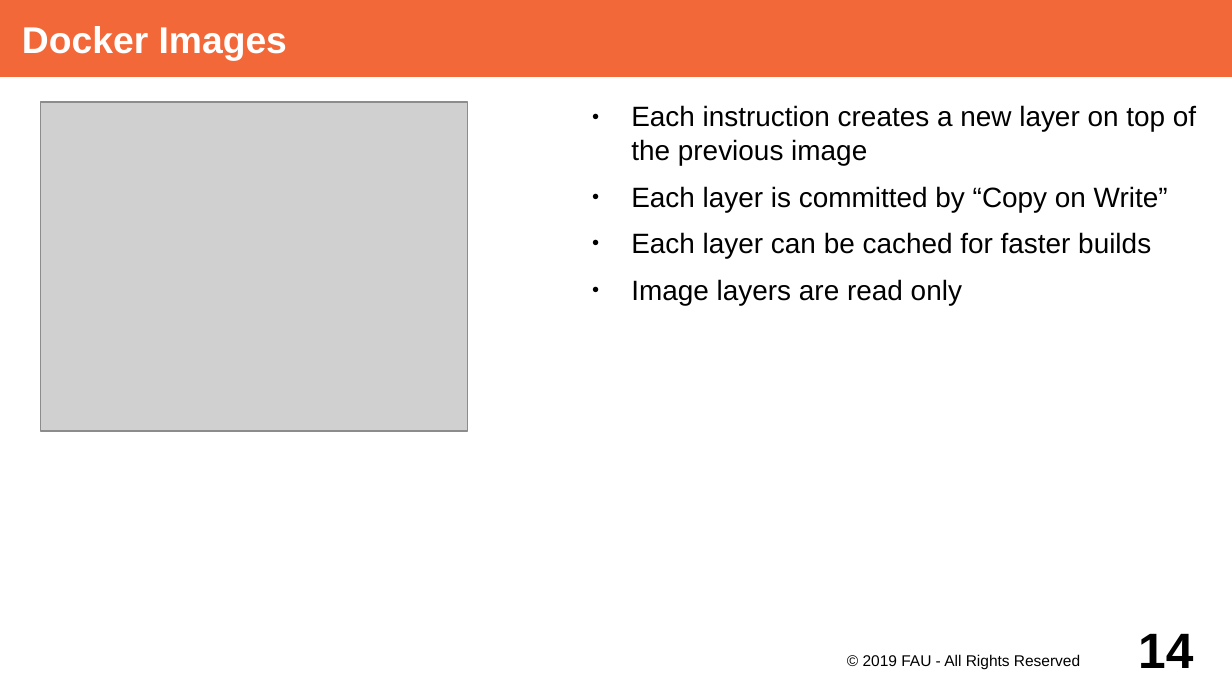
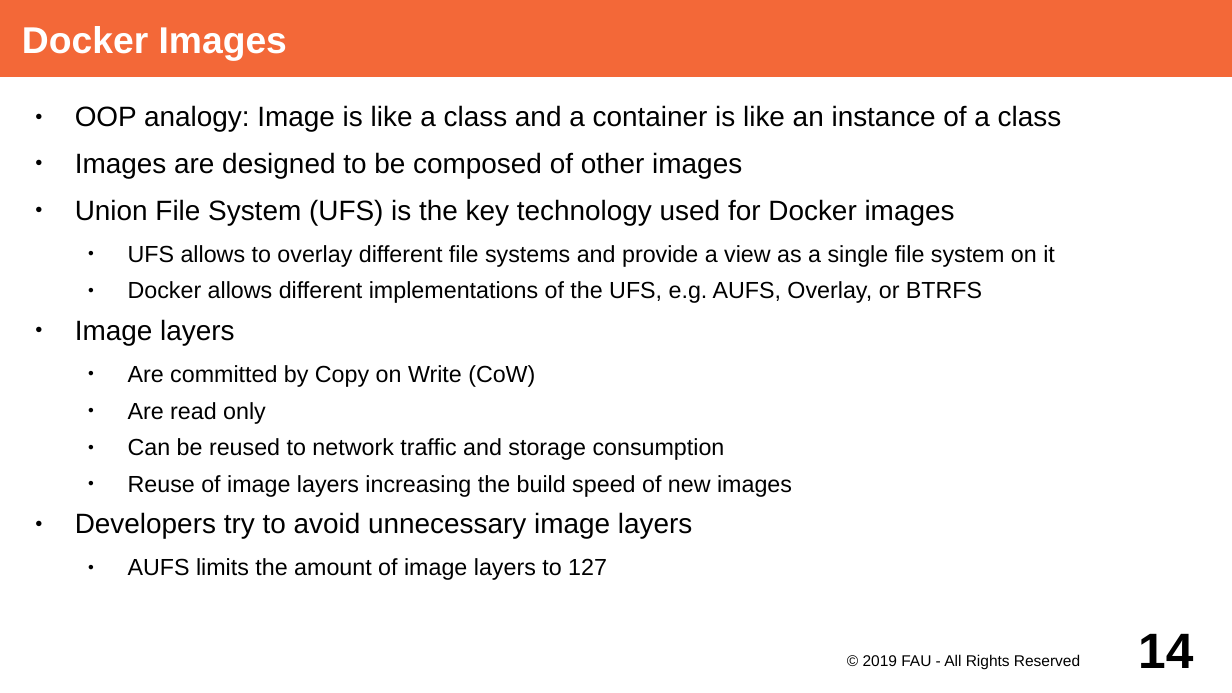
Before and after one commit to dirkriehle/adap-course, a slide deck: slide 14 of Lecture Slides/ADAP Z01 - Containerization.odp. Drawn at 1232x693 pixels with LibreOffice and Linux fonts; fonts in the diff are those of the drawing; grey boxes stand for pictures. Boxes give left, top, right and bottom in pixels: in the first picture for what was removed or moved away, otherwise in the second. Text is boxed around its words. In the diff, an @@ line names an element or a change of style, - is before the commit and + after.

Commit message:
Extend containerization slides with better Docker image slides

```diff
--- a/Lecture Slides/ADAP Z01 - Containerization.odp
+++ b/Lecture Slides/ADAP Z01 - Containerization.odp
@@ picture removed at bbox=[40, 102, 467, 432] @@
@@ text added at bbox=[75, 105, 1062, 580], 15 pt, text #000000 @@
+● OOP analogy: Image is like a class and a container is like an instance of a class
+● Images are designed to be composed of other images
+● Union File System (UFS) is the key technology used for Docker images
+  ● UFS allows to overlay different file systems and provide a view as a single file system on it
+  ● Docker allows different implementations of the UFS, e.g. AUFS, Overlay, or BTRFS
+● Image layers
+  ● Are committed by Copy on Write (CoW)
+  ● Are read only
+  ● Can be reused to network traffic and storage consumption
+  ● Reuse of image layers increasing the build speed of new images
+● Developers try to avoid unnecessary image layers
+  ● AUFS limits the amount of image layers to 127
@@ text removed at bbox=[631, 105, 1196, 305] @@
-● Each instruction creates a new layer on top of the previous image
-● Each layer is committed by “Copy on Write”
-● Each layer can be cached for faster builds
-● Image layers are read only
```
Also in this commit, not shown: 1 other slide changed, 1 slide added.
